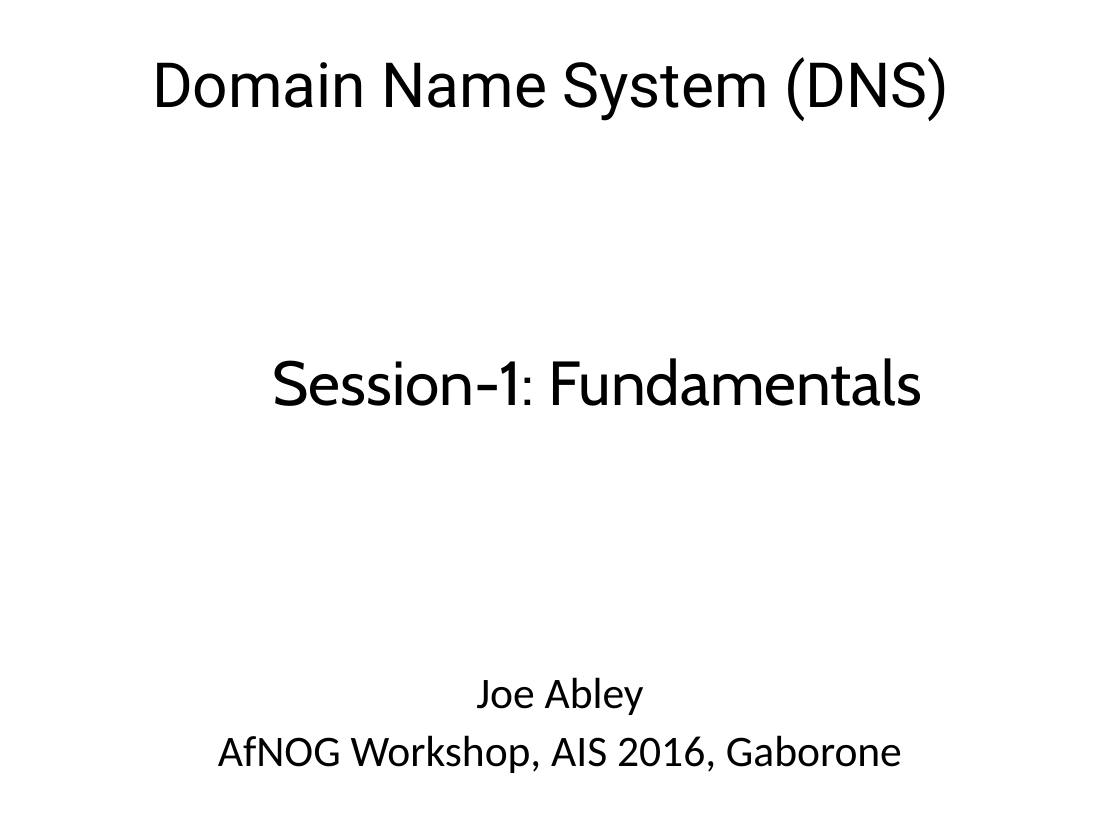
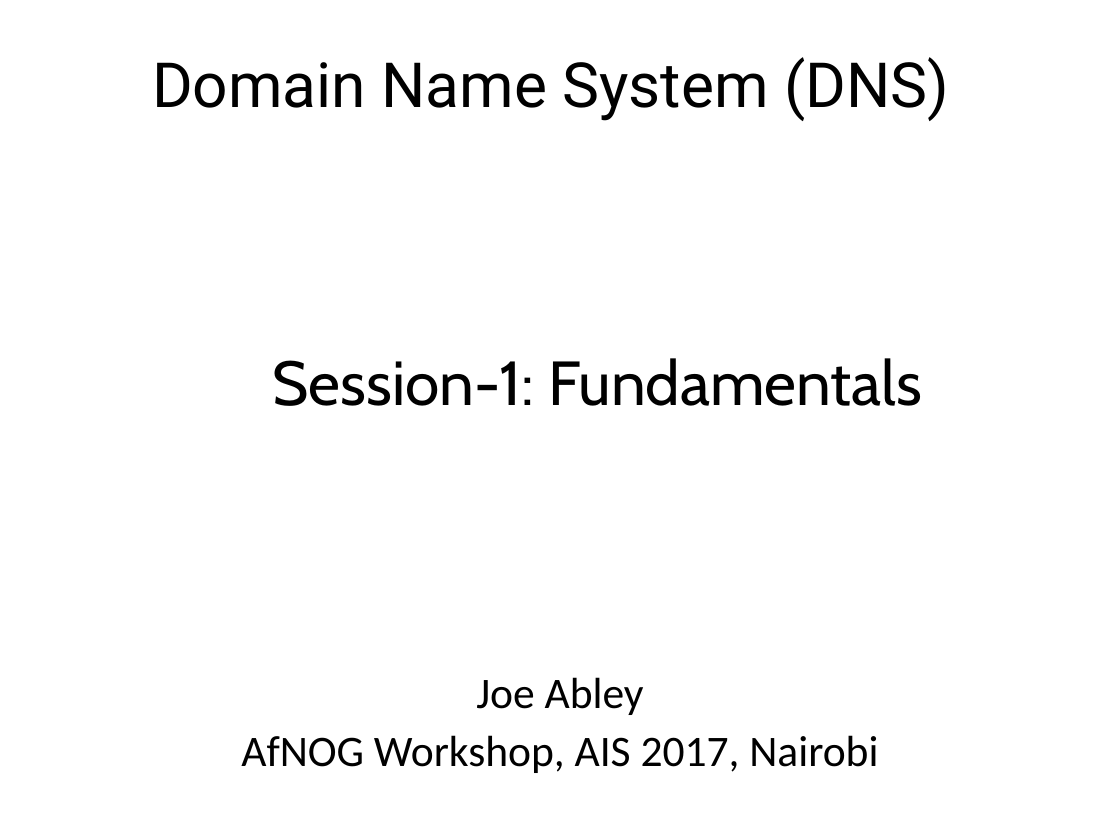
Before and after one commit to afnog/sse, a slide deck: slide 1 of dns/dns1-presentation.pptx. Drawn at 1120x840 pixels with LibreOffice and Linux fonts; fonts in the diff are those of the drawing; background and template pictures are left out. Boxes give left, top, right and bottom in pixels: in the first picture for what was removed or moved away, otherwise in the second. Text is boxed around its words. In the diff, an @@ line names an element or a change of style, - is before the commit and + after.

Commit message:
/ ‘dns/dns1-presentation.pptx’

```diff
--- a/dns/dns1-presentation.pptx
+++ b/dns/dns1-presentation.pptx
@@ text at (x1=241, y1=735, x2=878, y2=773): text changed @@
-AfNOG Workshop, AIS 2016, Gaborone
+AfNOG Workshop, AIS 2017, Nairobi
```
